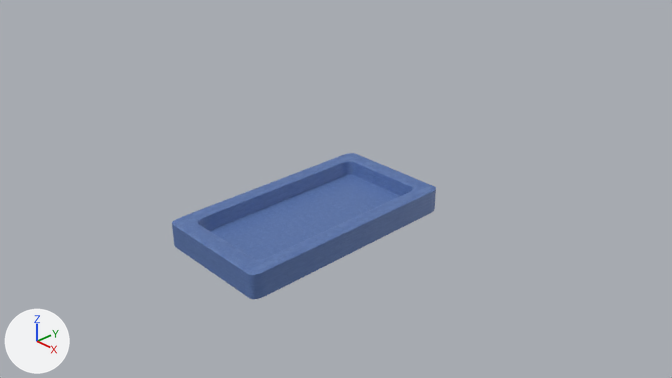
The Blender file PA10/models/table.blend: old version first, new version second.
Camera for both pictures: the file's camera 'Camera'. The axes (+X, +Y, +Z) are drawn at lower left. The lights are the same throughout.
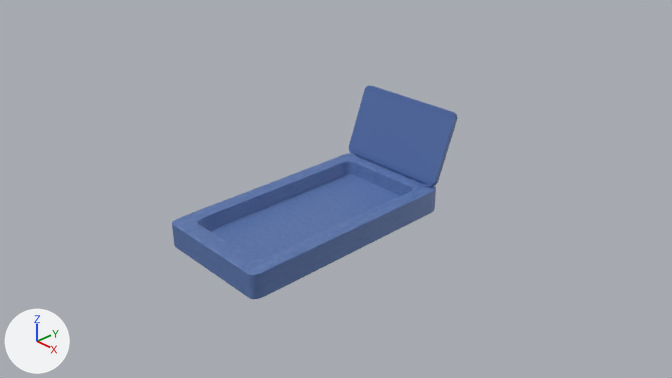
Where the change shows, as pixel boxes (x1, y1, x2, y2) in the pictures (672 x 378 px; the box of a moved part takes in the faces that stretch with it):
'Cube', reshaped (8% wider, 46% taller): before (172, 153, 436, 299); after (172, 86, 457, 299)
part 1 of me_cube_001, moved or reshaped: before (349, 153, 431, 189); after (349, 86, 457, 189)

What the commit changed:
me_cube_001 is used by ob_cube; location (0.0, 0.0, 0.0); scale (1.0, 1.86, 0.171).
me_cube_001 had 1744 vertices, 1742 faces and spanned x -1.0..1.0, y -1.0..1.0, z -1.4..1.0.
me_cube_001 now has 1758 vertices, 1752 faces and spans x -1.0..1.0, y -1.0..1.21, z -1.4..7.79.
Part 1, on me_cube_001:
42 vertices are removed from x -0.92..0.87, y 0.88..0.97, z 0.96..1.0.
72 faces are deleted.
36 vertices are added at x -0.98..0.98, y 0.94..1.21, z 1.13..7.79.
12 new vertices lie (1.76, 0.0, 0.0) away from vertices in x -0.88, y 0.94..1.21, z 1.13..7.79.
8 new vertices lie (0.0, 0.04, -0.12) away from vertices in x -0.98..0.98, y 0.94..1.16, z 1.38..7.66.
82 new faces join them.
